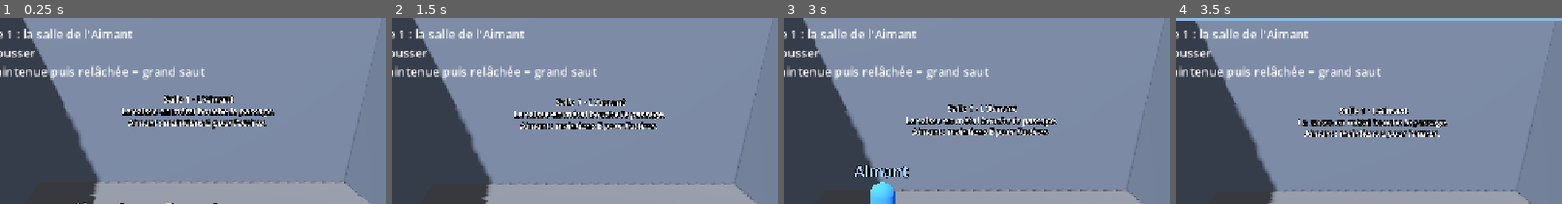
Above: before the commit, frames 1-4 (left to right).
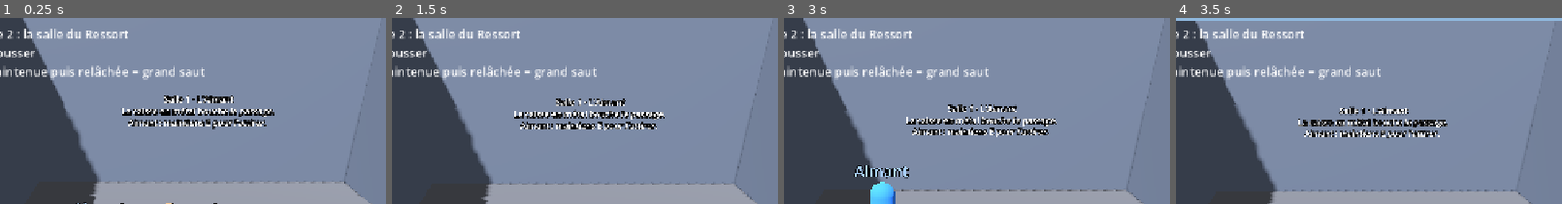
Above: after the commit, the same moments.

Repository: Aphyo/MagSpring
Game: Godot game, scene res://scenes/main.tscn
Two runs of this game, one before a commit and one after it. Both use one fixed random seed, a clock stepped at 60 frames per second and the inputs below.
Inputs:
- Up to frame 1 (0.25 s): no input
- Up to frame 2 (1.5 s): tap Enter at 0.5 s
- Up to frame 3 (3 s): tap Space at 2.75 s
- Up to frame 4 (3.5 s): no input
The pictures show only the part of the screen within x 31-81%, y 0-50%; the shares and areas given below are measured in that part.

The runs differ from the first frame. In frame 1, 0.4% of the frame differs, in the area x 2-35%, y 5-12%; in frame 2, 0.4%; in frame 3, 0.4%; in frame 4, 0.4%.

Commit message:
Niveau 1, étape 2 : salle du Ressort
Un bloc violet de 4,25 m au milieu de la salle 2, avec le bouton lourd au sommet.
Le bouton ouvre la porte jaune vers la salle 3 (signal branché dans niveau_1.tscn).
Le bloc est à 6 m des murs pour qu'on ne puisse pas les sauter depuis son sommet.

Co-Authored-By: Claude Opus 5.5 <noreply@anthropic.com>
Claude-Session: https://claude.ai/code/session_01HXSnhPvu5eQkQv46XWRZmo

Diff:
--- a/scenes/levels/niveau_1.tscn
+++ b/scenes/levels/niveau_1.tscn
@@ -1,8 +1,11 @@
-[gd_scene load_steps=7 format=3]
+[gd_scene load_steps=10 format=3]
 
 [ext_resource type="Material" path="res://assets/materials/sol.tres" id="1_sol"]
 [ext_resource type="Material" path="res://assets/materials/mur.tres" id="2_mur"]
 [ext_resource type="PackedScene" path="res://scenes/objects/metal_crate.tscn" id="3_caisse"]
+[ext_resource type="Material" path="res://assets/materials/plateforme_haute.tres" id="4_violet"]
+[ext_resource type="PackedScene" path="res://scenes/objects/heavy_button.tscn" id="5_bouton"]
+[ext_resource type="PackedScene" path="res://scenes/objects/door.tscn" id="6_porte"]
 
 [sub_resource type="Environment" id="Environment_niveau1"]
 background_mode = 1
@@ -60,6 +63,11 @@
 operation = 2
 size = Vector3(1, 2.2, 1.6)
 
+[node name="BlocVioletSalle2" type="CSGBox3D" parent="Decor"]
+transform = Transform3D(1, 0, 0, 0, 1, 0, 0, 0, 1, 0, 2.125, -3)
+size = Vector3(4, 4.25, 4)
+material = ExtResource("4_violet")
+
 [node name="MurSalle2Salle3" type="CSGBox3D" parent="Decor"]
 transform = Transform3D(1, 0, 0, 0, 1, 0, 0, 0, 1, 8, 4, 0.25)
 size = Vector3(0.5, 8, 12.5)
@@ -83,3 +91,22 @@
 
 [node name="CaisseBouchon" parent="Salle1" instance=ExtResource("3_caisse")]
 transform = Transform3D(1, 0, 0, 0, 1, 0, 0, 0, 1, -8, 0.5, 0)
+
+[node name="Salle2" type="Node3D" parent="."]
+
+[node name="Panneau" type="Label3D" parent="Salle2"]
+transform = Transform3D(1, 0, 0, 0, 1, 0, 0, 0, 1, 0, 5.9, -5.95)
+pixel_size = 0.01
+text = "Salle 2 · Le Ressort
+Le bouton lourd, en haut du bloc violet, ouvre la porte jaune.
+Ressort : maintiens Maj droite pour charger, relâche pour sauter."
+font_size = 40
+outline_size = 12
+
+[node name="BoutonLourd" parent="Salle2" instance=ExtResource("5_bouton")]
+transform = Transform3D(1, 0, 0, 0, 1, 0, 0, 0, 1, 0, 4.25, -3)
+
+[node name="Porte" parent="Salle2" instance=ExtResource("6_porte")]
+transform = Transform3D(0, 0, -1, 0, 1, 0, 1, 0, 0, 8, 0, 0)
+
+[connection signal="active" from="Salle2/BoutonLourd" to="Salle2/Porte" method="ouvrir"]
--- a/scenes/main.tscn
+++ b/scenes/main.tscn
@@ -57,6 +57,6 @@
 offset_right = 816.0
 offset_bottom = 100.0
 theme_override_font_sizes/font_size = 20
-text = "Mag & Spring · Niveau 1 (tutoriel) · étape 1 : la salle de l'Aimant
+text = "Mag & Spring · Niveau 1 (tutoriel) · étape 2 : la salle du Ressort
 Aimant : ZQSD + Espace, E attirer, A repousser
 Ressort : flèches + Entrée, Maj droite maintenue puis relâchée = grand saut"
